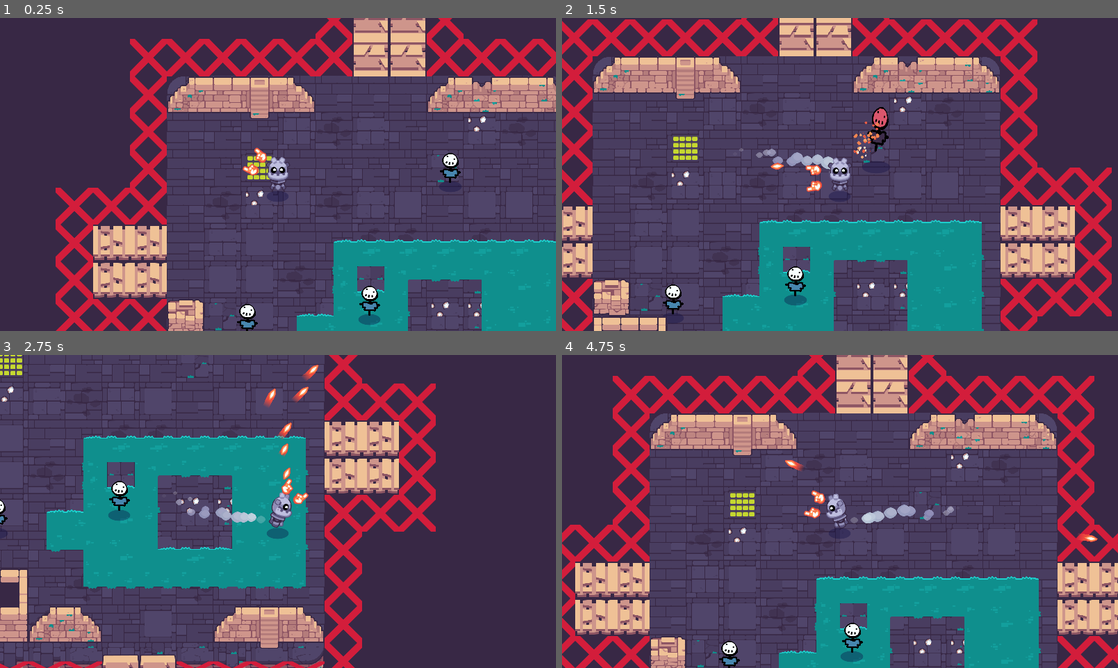
Above: before the commit, frames 1-4 (two rows, left to right).
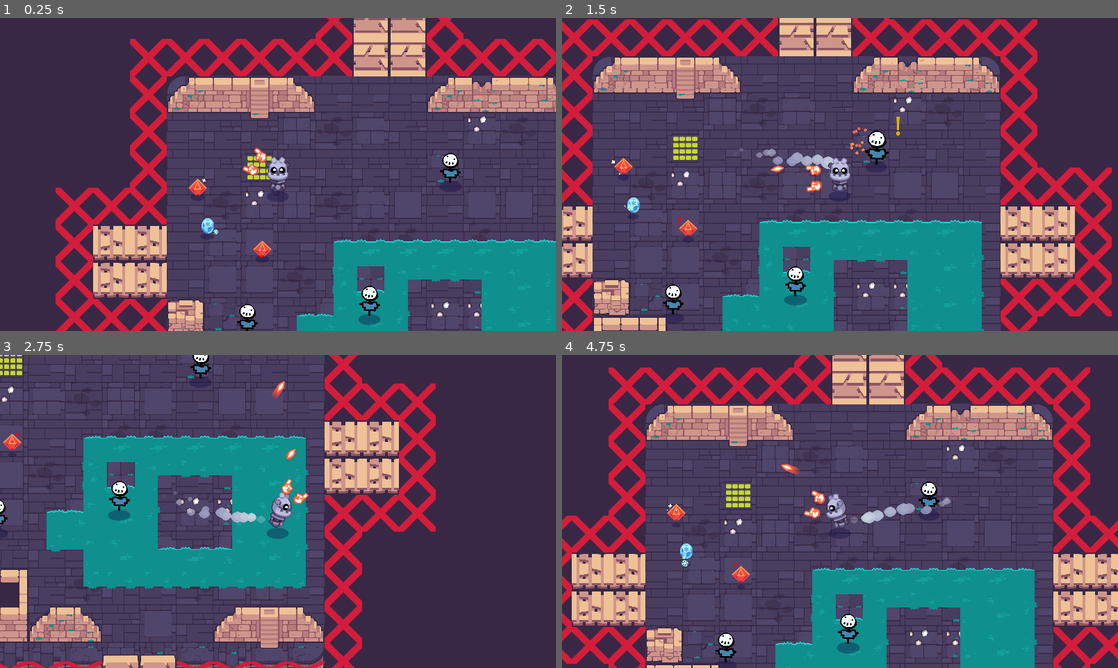
Above: after the commit, the same moments.

Repository: Tyler-Henson/GodotFinalChallenge
Game: Godot game, scene res://rooms/TestRoom.tscn
Same seed, same stepped clock (60 frames per second), same inputs: the game is played once before the commit and once after it. Sound files missing from this copy of the repository are replaced by a short silence.
Inputs (mouse positions are in pixels of both pictures, inside the frame that each line leads up to):
- Up to frame 1 (0.25 s): no input
- Up to frame 2 (1.5 s): move the mouse to (962, 158) at 0.52 s; press the mouse at (962, 158) at 0.53 s; hold D (move_right) 0.53-1.28 s; move the mouse to (728, 190) at 1.27 s; release the mouse at (728, 190) at 1.28 s; hold S (move_down) from 1.28 s (still down); click (728, 190) at 1.35 s
- Up to frame 3 (2.75 s): move the mouse to (333, 442) at 2.02 s; release S (move_down) at 2.03 s; press the mouse at (333, 442) at 2.03 s; hold D (move_right) from 2.03 s (still down)
- Up to frame 4 (4.75 s): move the mouse to (812, 574) at 2.77 s; release D (move_right) at 2.78 s; release the mouse at (812, 574) at 2.78 s; hold W (move_up) 2.78-3.53 s; click (812, 574) at 2.85 s; move the mouse to (1006, 558) at 3.52 s; press the mouse at (1006, 558) at 3.53 s; hold A (move_left) from 3.53 s (still down); move the mouse to (673, 464) at 4.27 s; release the mouse at (673, 464) at 4.28 s; click (673, 464) at 4.35 s

The runs differ from the first frame. In frame 1, 0.3% of the frame differs, in the area x 33-49%, y 51-77%; in frame 2, 1.0%; in frame 3, 0.7%; in frame 4, 38%, in the area x 0-100%, y 0-100%.

Commit message:
finished pickups

Diff:
--- /dev/null
+++ b/pickups/fire_spells/PickupSpellFireBasic.tscn
@@ -0,0 +1,17 @@
+[gd_scene load_steps=6 format=2]
+
+[ext_resource path="res://pickups/Pickup.tscn" type="PackedScene" id=1]
+[ext_resource path="res://pickups/PickupSpell.gd" type="Script" id=2]
+[ext_resource path="res://pickups/fire_spells/pickup_fire.png" type="Texture" id=3]
+[ext_resource path="res://pickups/fire_spells/pickup_fire.wav" type="AudioStream" id=4]
+[ext_resource path="res://spells/fire_basic/SpellBasicFire.tscn" type="PackedScene" id=5]
+
+[node name="PickupSpellFireBasic" instance=ExtResource( 1 )]
+script = ExtResource( 2 )
+spell_scene = ExtResource( 5 )
+
+[node name="Sprite" parent="." index="2"]
+texture = ExtResource( 3 )
+
+[node name="AudioStreamPlayer2D" parent="." index="3"]
+stream = ExtResource( 4 )
--- /dev/null
+++ b/pickups/fire_spells/PickupSpellFireRapid.tscn
@@ -0,0 +1,22 @@
+[gd_scene load_steps=6 format=2]
+
+[ext_resource path="res://pickups/Pickup.tscn" type="PackedScene" id=1]
+[ext_resource path="res://pickups/PickupSpell.gd" type="Script" id=2]
+[ext_resource path="res://spells/fire_rapid/SpellFireRapid.tscn" type="PackedScene" id=3]
+[ext_resource path="res://pickups/fire_spells/pickup_fire.png" type="Texture" id=4]
+[ext_resource path="res://pickups/fire_spells/pickup_fire.wav" type="AudioStream" id=5]
+
+[node name="PickupSpellFireRapid" instance=ExtResource( 1 )]
+script = ExtResource( 2 )
+spell_scene = ExtResource( 3 )
+
+[node name="Sprite" parent="." index="2"]
+texture = ExtResource( 4 )
+
+[node name="PariclesSparkle" parent="Sprite" index="0"]
+modulate = Color( 1, 0, 0, 1 )
+position = Vector2( 0.909091, -6.36364 )
+speed_scale = 2.0
+
+[node name="AudioStreamPlayer2D" parent="." index="3"]
+stream = ExtResource( 5 )
--- /dev/null
+++ b/pickups/ice_spells/PickupSpellIcePunch.tscn
@@ -0,0 +1,22 @@
+[gd_scene load_steps=7 format=2]
+
+[ext_resource path="res://pickups/Pickup.tscn" type="PackedScene" id=1]
+[ext_resource path="res://pickups/ice_spells/particle_ice.png" type="Texture" id=2]
+[ext_resource path="res://pickups/ice_spells/pickup_ice.png" type="Texture" id=3]
+[ext_resource path="res://pickups/PickupSpell.gd" type="Script" id=4]
+[ext_resource path="res://spells/ice_punch/SpellIcePunch.tscn" type="PackedScene" id=5]
+[ext_resource path="res://pickups/ice_spells/pickup_ice.wav" type="AudioStream" id=6]
+
+[node name="PickupSpellIcePunch" instance=ExtResource( 1 )]
+script = ExtResource( 4 )
+spell_scene = ExtResource( 5 )
+
+[node name="Sprite" parent="." index="2"]
+texture = ExtResource( 3 )
+
+[node name="PariclesSparkle" parent="Sprite" index="0"]
+speed_scale = 0.75
+texture = ExtResource( 2 )
+
+[node name="AudioStreamPlayer2D" parent="." index="3"]
+stream = ExtResource( 6 )
--- a/robot/Robot.tscn
+++ b/robot/Robot.tscn
@@ -8,7 +8,7 @@
 [ext_resource path="res://robot/Robot.gd" type="Script" id=6]
 [ext_resource path="res://props/shadow/Shadow.tscn" type="PackedScene" id=7]
 [ext_resource path="res://robot/death_03.wav" type="AudioStream" id=8]
-[ext_resource path="res://spells/fire_rapid/SpellFireRapid.tscn" type="PackedScene" id=9]
+[ext_resource path="res://spells/fire_basic/SpellBasicFire.tscn" type="PackedScene" id=16]
 [ext_resource path="res://robot/smoke.png" type="Texture" id=17]
 
 [sub_resource type="Animation" id=5]
@@ -313,7 +313,7 @@
 collision_mask = 0
 monitoring = false
 script = ExtResource( 3 )
-spell_scene = ExtResource( 9 )
+spell_scene = ExtResource( 16 )
 
 [node name="SpellSpawningPoint" type="Position2D" parent="SpellHolder"]
 position = Vector2( 77, 0 )
--- a/rooms/TestRoom.tscn
+++ b/rooms/TestRoom.tscn
@@ -1,9 +1,12 @@
-[gd_scene load_steps=5 format=2]
+[gd_scene load_steps=8 format=2]
 
 [ext_resource path="res://rooms/assets/tileset_floating_dungeon.tres" type="TileSet" id=1]
 [ext_resource path="res://robot/Robot.tscn" type="PackedScene" id=2]
+[ext_resource path="res://pickups/ice_spells/PickupSpellIcePunch.tscn" type="PackedScene" id=3]
 [ext_resource path="res://rooms/assets/tileset_inivisible_walls.tres" type="TileSet" id=4]
 [ext_resource path="res://mobs/dummy/Dummy.tscn" type="PackedScene" id=5]
+[ext_resource path="res://pickups/fire_spells/PickupSpellFireBasic.tscn" type="PackedScene" id=6]
+[ext_resource path="res://pickups/fire_spells/PickupSpellFireRapid.tscn" type="PackedScene" id=7]
 
 [node name="TestRoom" type="YSort"]
 
@@ -78,6 +81,12 @@
 "_edit_lock_": true
 }
 
+[node name="PickupSpellIcePunch" parent="Items" instance=ExtResource( 3 )]
+position = Vector2( 140, 521 )
+
+[node name="PickupSpellFireBasic" parent="Items" instance=ExtResource( 6 )]
+position = Vector2( 106, 386 )
+
 [node name="Label" type="Label" parent="."]
 margin_left = -548.0
 margin_top = -501.0
@@ -89,3 +98,6 @@
 
 [node name="Robot" parent="." instance=ExtResource( 2 )]
 position = Vector2( 383, 380 )
+
+[node name="PickupSpellFireRapid" parent="." instance=ExtResource( 7 )]
+position = Vector2( 329, 599 )
